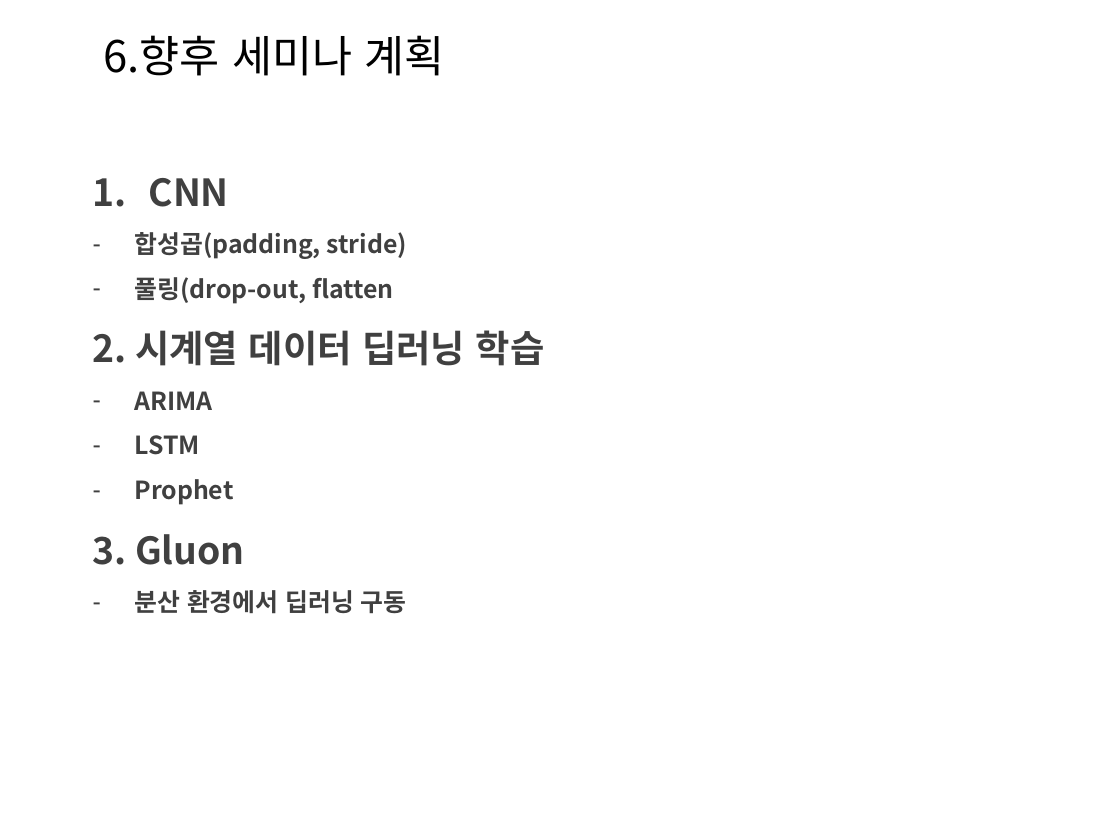
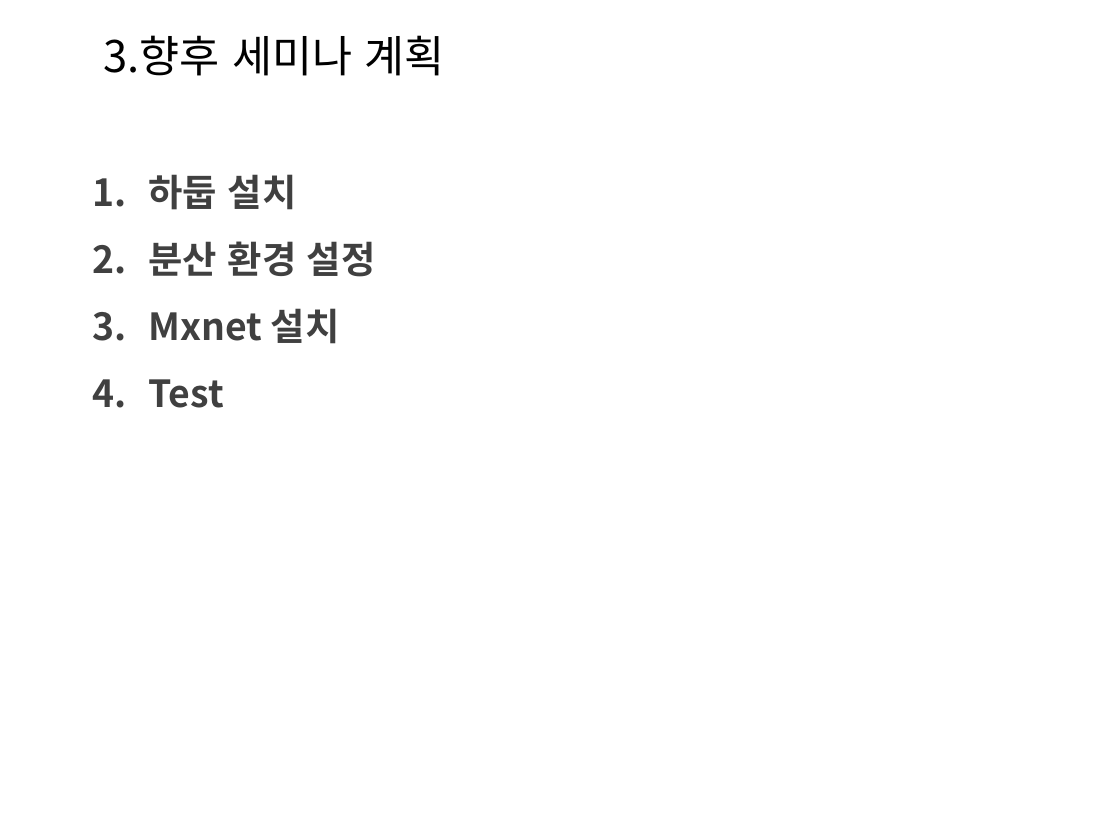
Before and after one commit to Heechul90/Deep_Learning, a slide deck: slide 26 of Study/정리/Deep Learning04.pptx (slide 17 before the commit). Drawn at 1120x840 pixels with LibreOffice and Linux fonts; fonts in the diff are those of the drawing; background and template pictures are left out. Boxes give left, top, right and bottom in pixels: in the first picture for what was removed or moved away, otherwise in the second. Text is boxed around its words. In the diff, an @@ line names an element or a change of style, - is before the commit and + after.

```diff
--- a/Study/정리/Deep Learning04.pptx
+++ b/Study/정리/Deep Learning04.pptx
@@ text at (104, 35, 444, 76): text changed @@
-6.향후 세미나 계획
+3.향후 세미나 계획
@@ text at (149, 174, 376, 408): text changed; size 16 to 24 pt @@
-1. CNN
-– 합성곱(padding, stride)
-– 풀링(drop-out, flatten
-2. 시계열 데이터 딥러닝 학습
-– ARIMA
-– LSTM
-– Prophet
-3. Gluon
-– 분산 환경에서 딥러닝 구동
+1. 하둡 설치
+2. 분산 환경 설정
+3. Mxnet 설치
+4. Test
```
Also in this commit, not shown: 7 other slides changed, 10 slides added, 1 slide removed.
